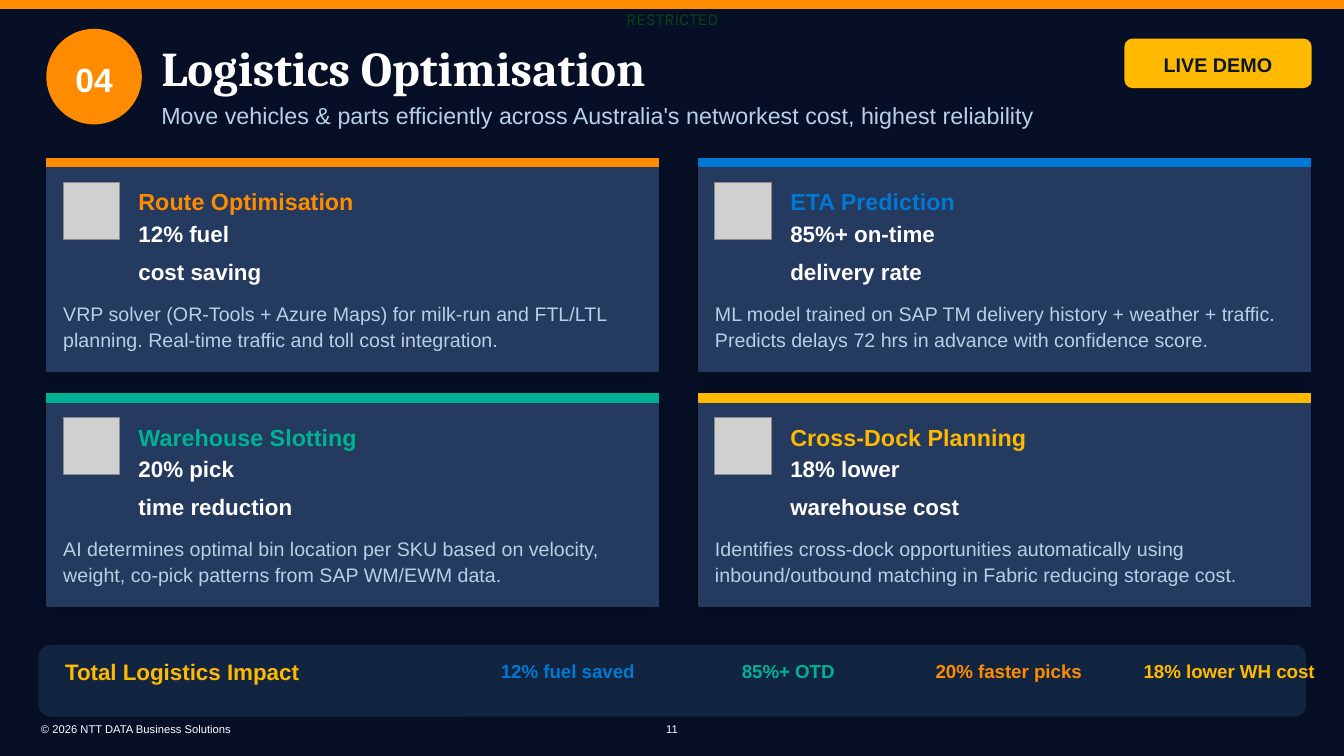
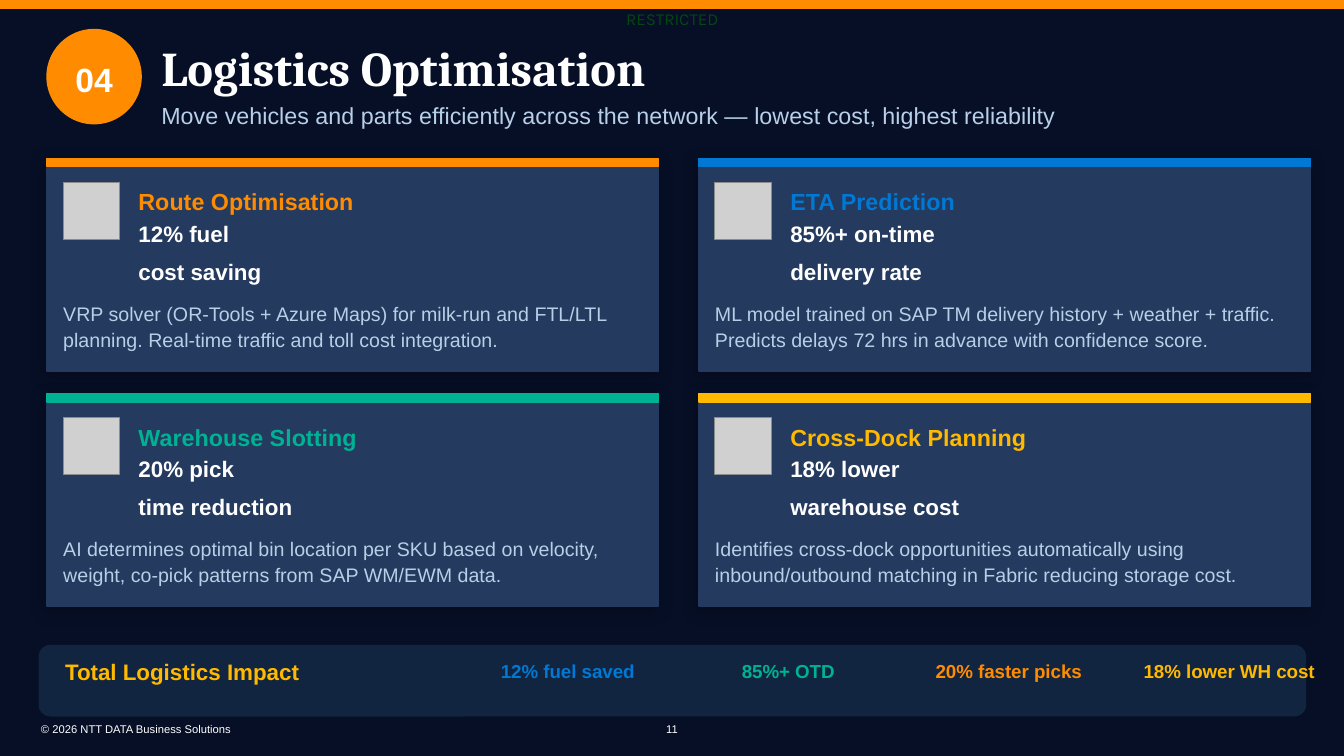
Before and after one commit to bhartiya75/ntt, a slide deck: slide 11 of backend/generated_ppts/NDBS_SAP_Supply_Chain_AI_v2.0.pptx. Drawn at 1344x756 pixels with LibreOffice and Linux fonts; fonts in the diff are those of the drawing; grey boxes stand for pictures; background and template pictures are left out. Boxes give left, top, right and bottom in pixels: in the first picture for what was removed or moved away, otherwise in the second. Text is boxed around its words. In the diff, an @@ line names an element or a change of style, - is before the commit and + after.

```diff
--- a/backend/generated_ppts/NDBS_SAP_Supply_Chain_AI_v2.0.pptx
+++ b/backend/generated_ppts/NDBS_SAP_Supply_Chain_AI_v2.0.pptx
@@ rounded rectangle removed at [1124,38,1312,88] @@
-LIVE DEMO
@@ text at [161,107,1055,129]: text changed @@
-Move vehicles & parts efficiently across Australia's networkest cost, highest reliability
+Move vehicles and parts efficiently across the network — lowest cost, highest reliability
```
Also in this commit, not shown: 12 other slides changed, 1 other file.
